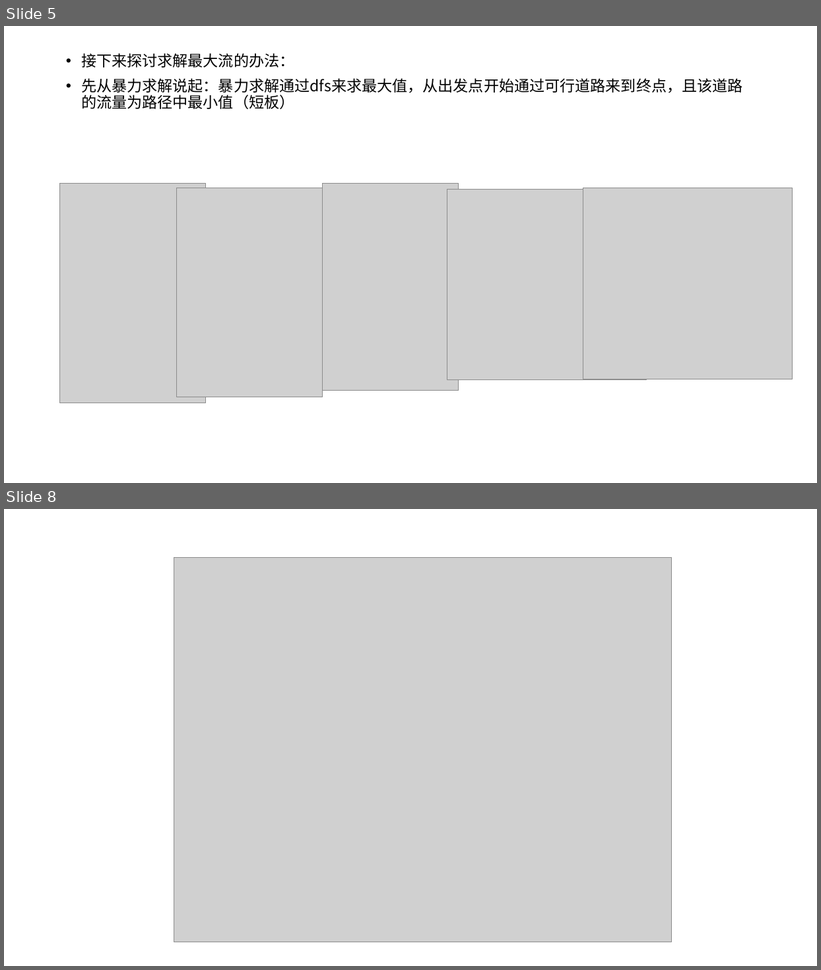
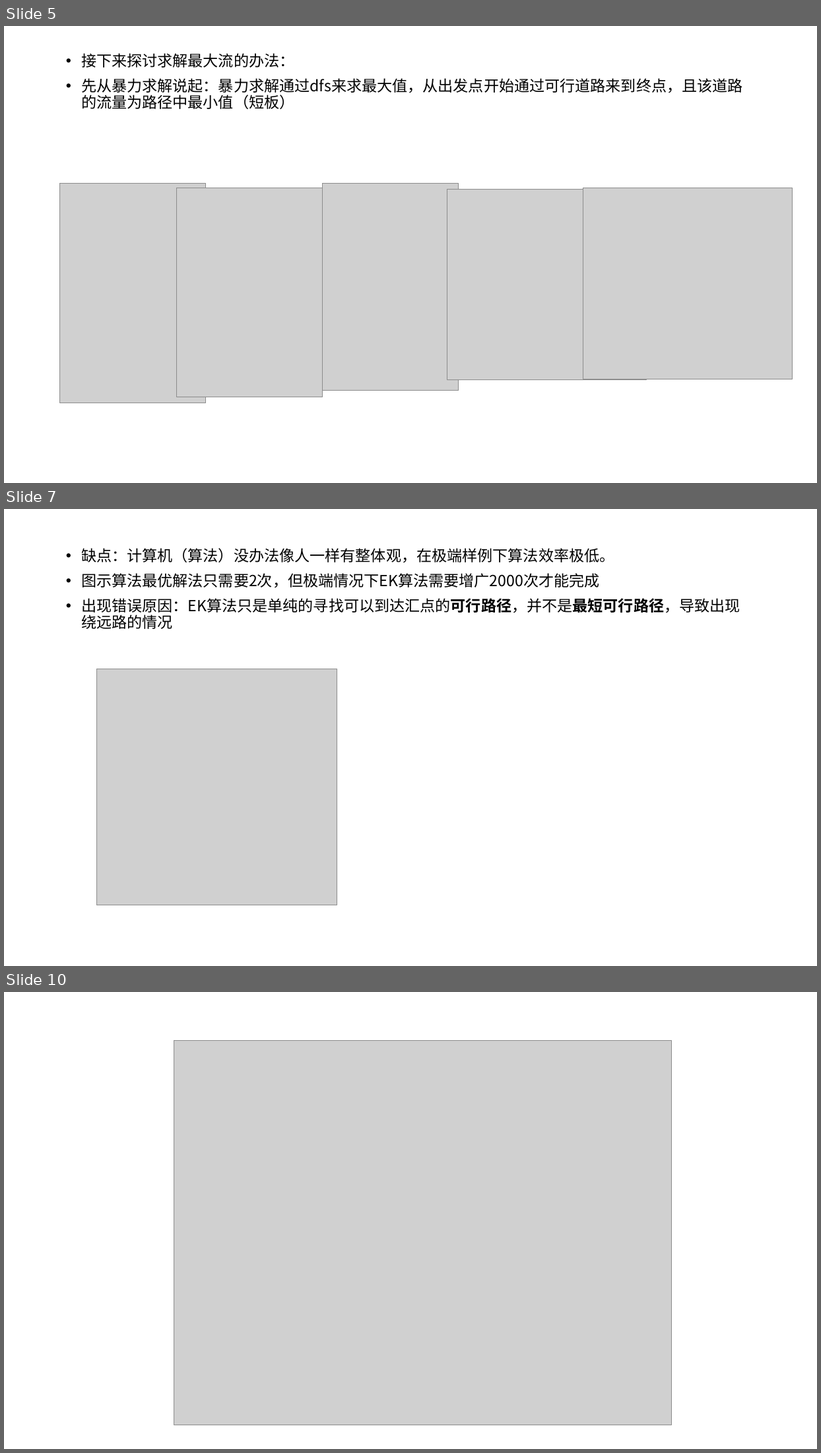
Before and after one commit to VirtualPuffer/Algorithm_Experiment, a slide deck: report/实验6/算法实验06.pptx. Shown one above the other, each under a label of ours: slides 5 and 8 before the commit, slides 5, 7 and 10 after it; the slides between them are not shown. The pictures are 821x970 and 821x1453 pixels, drawn with LibreOffice and Linux fonts; fonts in the diff are those of the drawing; grey boxes stand for pictures. Boxes give left, top, right and bottom in pixels: in the first picture for what was removed or moved away, otherwise in the second. Text is boxed around its words. In the diff, an @@ line names an element or a change of style, - is before the commit and + after.

```diff
--- a/report/实验6/算法实验06.pptx
+++ b/report/实验6/算法实验06.pptx
@@ slide 7 added at (4, 509, 817, 966), background #FFFFFF @@
@@ text added at (81, 548, 741, 629), 18 pt, text #000000 @@
+• 缺点：计算机（算法）没办法像人一样有整体观，在极端样例下算法效率极低。
+• 图示算法最优解法只需要2次，但极端情况下EK算法需要增广2000次才能完成
+• 出现错误原因：EK算法只是单纯的寻找可以到达汇点的可行路径，并不是最短可行路径，导致出现绕远路的情况
@@ picture added at (96, 669, 337, 906) @@
@@ what was slide 8 is now slide 10 @@
```
Also in this commit, not shown: 2 slides changed, 1 other slide added, 1 other file.
